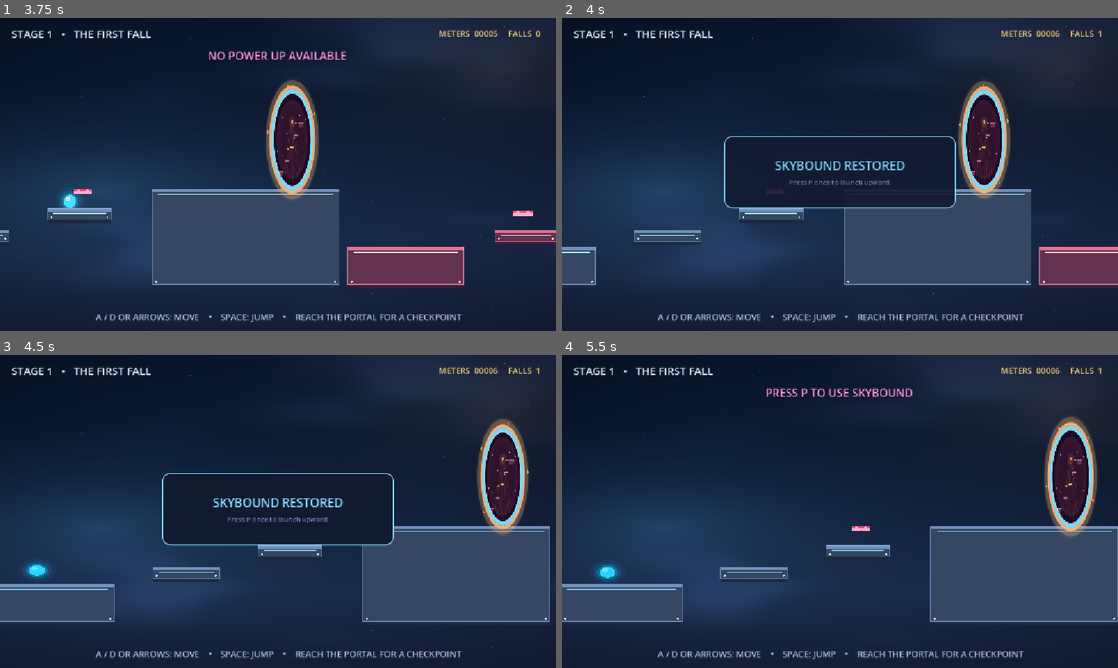
Above: before the commit, frames 1-4 (two rows, left to right).
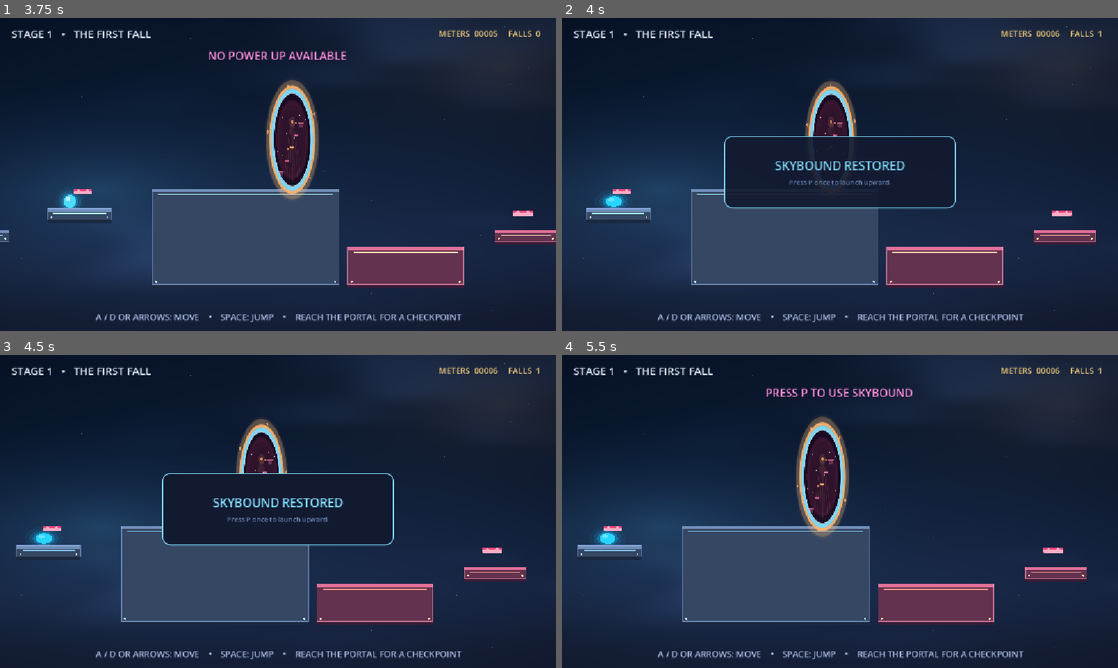
Above: after the commit, the same moments.

Repository: Epiccoder2211/REBOUND
Game: Godot game, scene res://main.tscn
Same seed, same stepped clock (60 frames per second), same inputs: the game is played once before the commit and once after it. Sound files missing from this copy of the repository are replaced by a short silence.
Inputs:
- Up to frame 1 (3.75 s): tap Enter (ui_accept) at 0.5, 0.77, 1.52, 3.02 s; hold Right (ui_right) 0.53-2.03 s; tap P every 0.75 s from 0.6 to 3.6 s; hold Left (ui_left) 2.03-2.78 s; hold Right (ui_right) from 2.78 s (still down)
- Up to frame 2 (4 s): keep holding Right (ui_right); tap Enter (ui_accept) at 3.77 s
- Up to frame 3 (4.5 s): tap P at 4.25, 4.35 s; release Right (ui_right) at 4.28 s; hold Left (ui_left) from 4.28 s (still down)
- Up to frame 4 (5.5 s): tap Enter (ui_accept) at 4.52 s; tap P at 5, 5.1 s; release Left (ui_left) at 5.03 s; hold Right (ui_right) from 5.03 s (still down)

Frame 1 is identical in both runs. In frame 2, 19% of the frame differs, in the area x 0-100%, y 19-87%; in frame 3, 23%; in frame 4, 26%.

Commit message:
Update 4

Diff:
--- a/scripts/main.gd
+++ b/scripts/main.gd
@@ -607,13 +607,18 @@
 			var vertical_offset := randf_range(-42.0, 42.0)
 			child.randomize_at(Vector2(player.global_position.x + side_offset, RECOVERY_PAD_Y + vertical_offset), RECOVERY_PAD_CHANCE)
 
-func finish_respawn(_safe_position: Vector2) -> void:
+func finish_respawn(safe_position: Vector2) -> void:
 	if state != "playing" or not is_instance_valid(player):
 		return
 	falls += 1
 	# Keep the current stage layout as-is when the player dies so the world does
 	# not get rebuilt or its active objects cleared on respawn.
-	player.respawn(level_spawn)
+	player.respawn(safe_position)
+	# Recovery pads stay where they were, but can save the player again after a fall.
+	if is_instance_valid(active_stage_root):
+		for child in active_stage_root.get_children():
+			if child.is_in_group("recovery_bounce_pad"):
+				child.activated_once = false
 	current_powerup = SKYBOUND.duplicate()
 	play_sfx("powerup_pickup")
 	powerup_used = false
